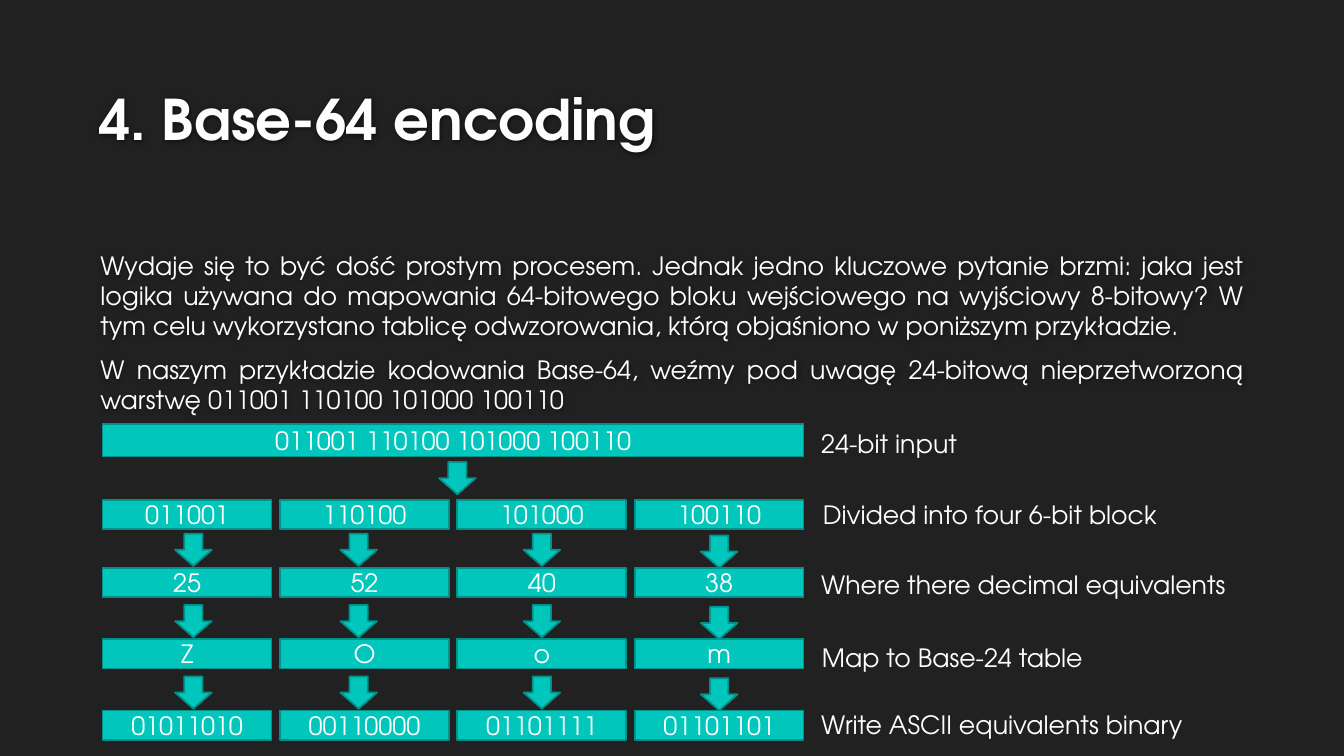
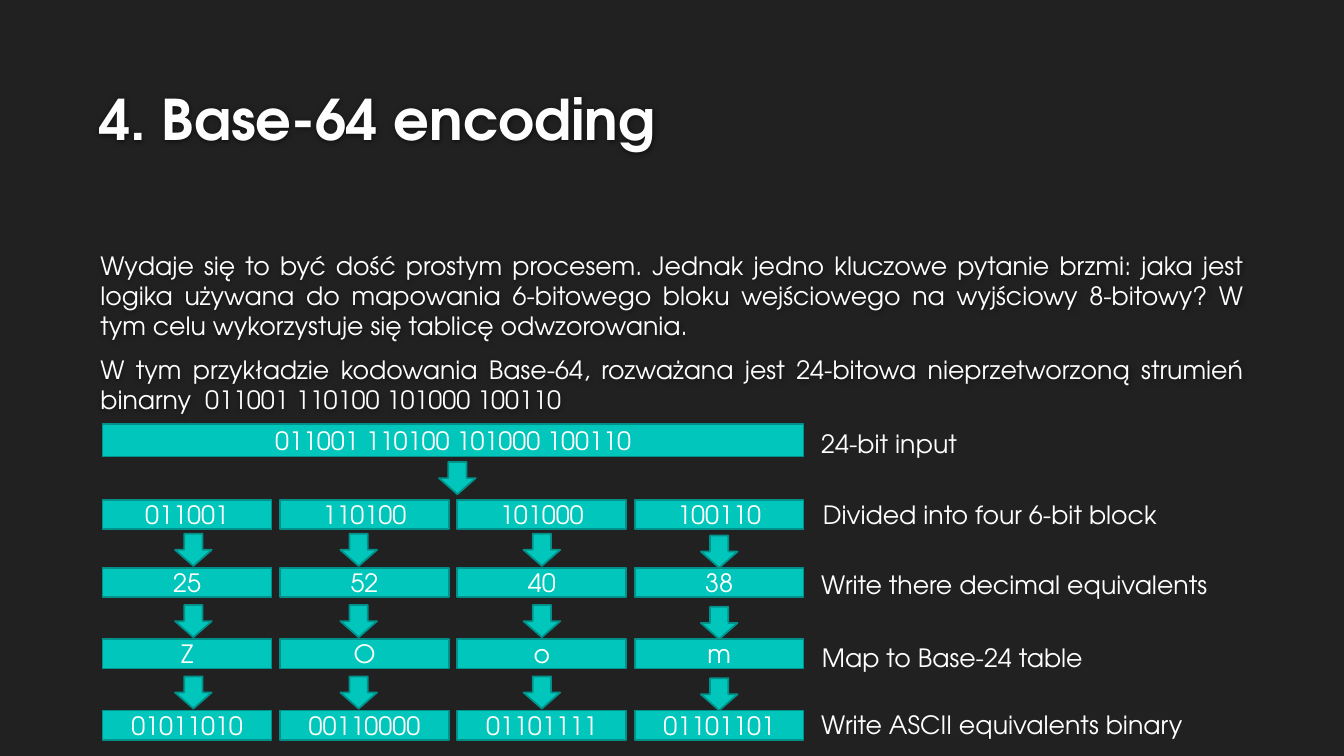
Before and after one commit to TheSylwek97/cSharpKolo, a slide deck: slide 15 of PEM.pptx. Drawn at 1344x756 pixels with LibreOffice and Linux fonts; fonts in the diff are those of the drawing; background and template pictures are left out. Boxes give left, top, right and bottom in pixels: in the first picture for what was removed or moved away, otherwise in the second. Text is boxed around its words. In the diff, an @@ line names an element or a change of style, - is before the commit and + after.

```diff
--- a/PEM.pptx
+++ b/PEM.pptx
@@ text at (100,256,1243,414): text changed @@
-Wydaje się to być dość prostym procesem. Jednak jedno kluczowe pytanie brzmi: jaka jest logika używana do mapowania 64-bitowego bloku wejściowego na wyjściowy 8-bitowy? W tym celu wykorzystano tablicę odwzorowania, którą objaśniono w poniższym przykładzie.
-W naszym przykładzie kodowania Base-64, weźmy pod uwagę 24-bitową nieprzetworzoną warstwę 011001 110100 101000 100110
+Wydaje się to być dość prostym procesem. Jednak jedno kluczowe pytanie brzmi: jaka jest logika używana do mapowania 6-bitowego bloku wejściowego na wyjściowy 8-bitowy? W tym celu wykorzystuje się tablicę odwzorowania.
+W tym przykładzie kodowania Base-64, rozważana jest 24-bitowa nieprzetworzoną strumień binarny 011001 110100 101000 100110
@@ text at (821,575,1207,599): text changed @@
-Where there decimal equivalents
+Write there decimal equivalents
```
Also in this commit, not shown: 1 other slide changed, 14 other files.
